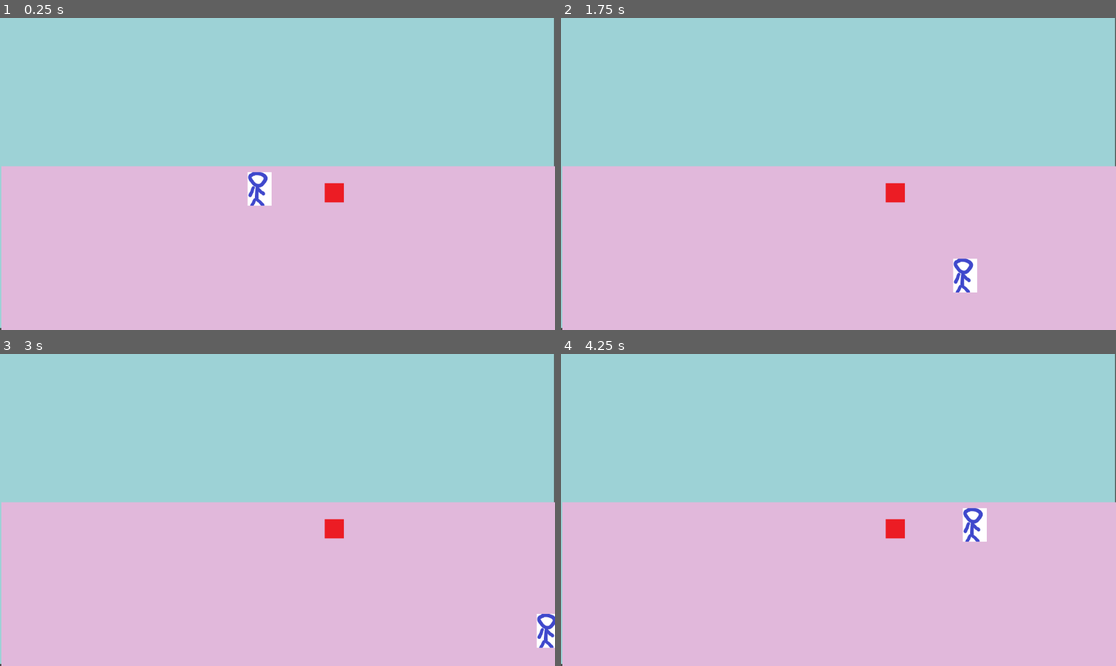
Above: before the commit, frames 1-4 (two rows, left to right).
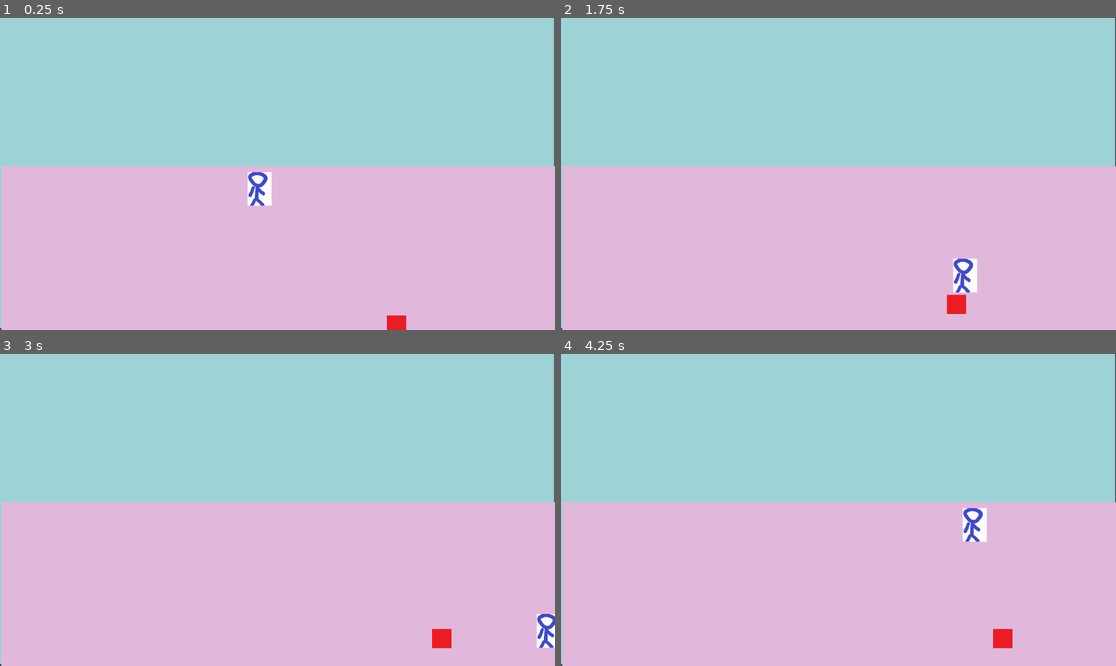
Above: after the commit, the same moments.

Repository: e-lawniczak/WinterRealm
Game: Godot game, scene res://scenes/testingGrounds.tscn
The game is run twice, just before and just after one commit, with the same random seed, the same clock (stepped at 60 frames per second) and the same inputs.
Inputs:
- Up to frame 1 (0.25 s): no input
- Up to frame 2 (1.75 s): tap Enter at 0.5 s; hold Right (move_right) 0.53-1.28 s; hold Down (move_down) from 1.28 s (still down)
- Up to frame 3 (3 s): release Down (move_down) at 2.03 s; hold Right (move_right) 2.03-2.78 s; hold Up (move_up) from 2.78 s (still down)
- Up to frame 4 (4.25 s): release Up (move_up) at 3.53 s; hold Left (move_left) from 3.53 s (still down)

The runs differ from the first frame. In frame 1, 0.4% of the frame differs, in the area x 58-74%, y 52-100%; in frame 2, 0.5%; in frame 3, 0.5%, in the area x 58-82%, y 52-95%; in frame 4, 0.5%.

Commit message:
przeciwnik nas goni!

Diff:
--- a/characters/enemyA.gd
+++ b/characters/enemyA.gd
@@ -1,18 +1,24 @@
 extends CharacterBody2D
 
-
-var speed = 200
-var player
+var speed = 50
+var isChasing = false
+var player = null
 
 
-func _ready():
-	player = get_parent().get_node("Player")
+func _physics_process(delta):
+	print("process")
+	if(isChasing):
+		position += (player.position - position)/speed
 
 
-func _phisics_process(delta):
-	var v = Vector2.ZERO
-	var player_position = player.position
-	var target = (player_position - position).normalized() * speed
-	velocity = target * delta
-	move_and_slide()
-	look_at(player_position)
+
+func _on_detection_area_body_entered(body):
+	print("bodyentered")
+	player = body
+	isChasing = true
+
+
+func _on_detection_area_body_exited(body):
+	print("bodyexited")
+	player = null
+	isChasing = false
--- a/characters/enemyA.tscn
+++ b/characters/enemyA.tscn
@@ -1,10 +1,7 @@
-[gd_scene load_steps=5 format=3 uid="uid://cbvc3gadfd06x"]
+[gd_scene load_steps=6 format=3 uid="uid://cbvc3gadfd06x"]
 
 [ext_resource type="Texture2D" uid="uid://bux5mxkeon6q6" path="res://images/enemyA.png" id="1_1xby1"]
 [ext_resource type="Script" path="res://characters/enemyA.gd" id="1_tpck5"]
-
-[sub_resource type="RectangleShape2D" id="RectangleShape2D_5e1i2"]
-size = Vector2(40, 40)
 
 [sub_resource type="SpriteFrames" id="SpriteFrames_fmruk"]
 animations = [{
@@ -17,11 +14,29 @@
 "speed": 5.0
 }]
 
+[sub_resource type="CircleShape2D" id="CircleShape2D_qdkgo"]
+radius = 182.275
+
+[sub_resource type="RectangleShape2D" id="RectangleShape2D_e1h8k"]
+size = Vector2(41, 40)
+
 [node name="enemyA" type="CharacterBody2D"]
 script = ExtResource("1_tpck5")
 
+[node name="AnimatedSprite2D" type="AnimatedSprite2D" parent="."]
+position = Vector2(0, -20)
+sprite_frames = SubResource("SpriteFrames_fmruk")
+
+[node name="detection_area" type="Area2D" parent="."]
+collision_layer = 2
+collision_mask = 2
+
+[node name="CollisionShape2D" type="CollisionShape2D" parent="detection_area"]
+shape = SubResource("CircleShape2D_qdkgo")
+
 [node name="CollisionShape2D" type="CollisionShape2D" parent="."]
-shape = SubResource("RectangleShape2D_5e1i2")
+position = Vector2(0, -21)
+shape = SubResource("RectangleShape2D_e1h8k")
 
-[node name="AnimatedSprite2D" type="AnimatedSprite2D" parent="."]
-sprite_frames = SubResource("SpriteFrames_fmruk")
+[connection signal="body_entered" from="detection_area" to="." method="_on_detection_area_body_entered"]
+[connection signal="body_exited" from="detection_area" to="." method="_on_detection_area_body_exited"]
--- a/characters/player.gd
+++ b/characters/player.gd
@@ -1,4 +1,4 @@
-extends Area2D
+extends CharacterBody2D
 
 signal hit
 
--- a/characters/player.tscn
+++ b/characters/player.tscn
@@ -17,7 +17,8 @@
 "speed": 5.0
 }]
 
-[node name="Player" type="Area2D"]
+[node name="player" type="CharacterBody2D"]
+collision_layer = 3
 script = ExtResource("1_lrecg")
 
 [node name="CollisionShape2D" type="CollisionShape2D" parent="."]
@@ -27,6 +28,3 @@
 [node name="AnimatedSprite2D" type="AnimatedSprite2D" parent="."]
 position = Vector2(25, 35)
 sprite_frames = SubResource("SpriteFrames_jvddh")
-
-[connection signal="area_shape_entered" from="." to="." method="_on_area_shape_entered"]
-[connection signal="body_entered" from="." to="." method="_on_body_entered"]
--- a/scenes/testingGrounds.tscn
+++ b/scenes/testingGrounds.tscn
@@ -26,4 +26,4 @@
 position = Vector2(514, 320)
 
 [node name="enemyA" parent="." instance=ExtResource("2_kghs2")]
-position = Vector2(694, 363)
+position = Vector2(823, 658)
